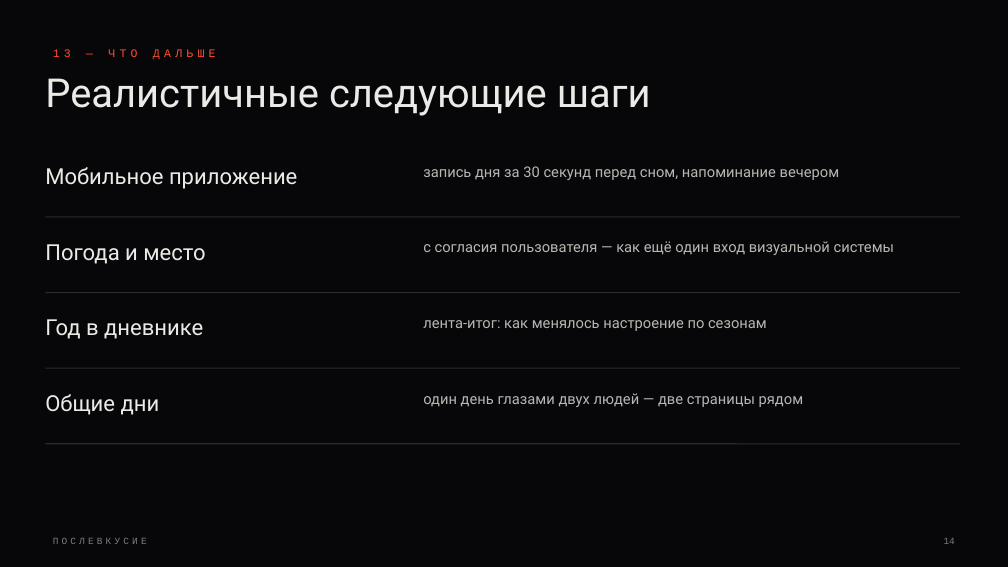
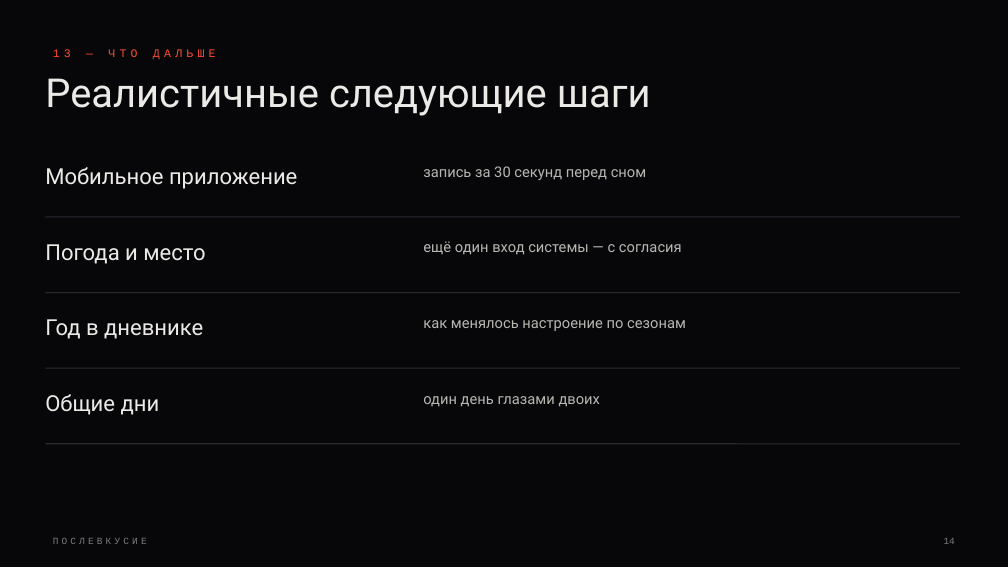
Before and after one commit to asylbeksofiev-pixel/poslevkusie, a slide deck: slide 14 of docs/presentation/Послевкусие — презентация.pptx. Drawn at 1008x567 pixels with LibreOffice and Linux fonts; fonts in the diff are those of the drawing. Boxes give left, top, right and bottom in pixels: in the first picture for what was removed or moved away, otherwise in the second. Text is boxed around its words. In the diff, an @@ line names an element or a change of style, - is before the commit and + after.

Commit message:
Надёжность и полировка: библиотеки без CDN, чёткий рендер и любые пропорции фото, звук в видео для ссылок, стабильная главная, запись дня в 3 шага, визуальная «Система», лёгкая страница дня, короче тексты

```diff
--- a/docs/presentation/Послевкусие — презентация.pptx
+++ b/docs/presentation/Послевкусие — презентация.pptx
@@ text at box(423, 166, 646, 180): text changed @@
-запись дня за 30 секунд перед сном, напоминание вечером
+запись за 30 секунд перед сном
@@ text at box(423, 241, 682, 255): text changed @@
-с согласия пользователя — как ещё один вход визуальной системы
+ещё один вход системы — с согласия
@@ text at box(423, 320, 686, 331): text changed @@
-лента-итог: как менялось настроение по сезонам
+как менялось настроение по сезонам
@@ text at box(423, 396, 600, 407): text changed @@
-один день глазами двух людей — две страницы рядом
+один день глазами двоих
```
Also in this commit, not shown: 13 other slides changed, 1 slide added, 1 slide removed, 20 other files.
